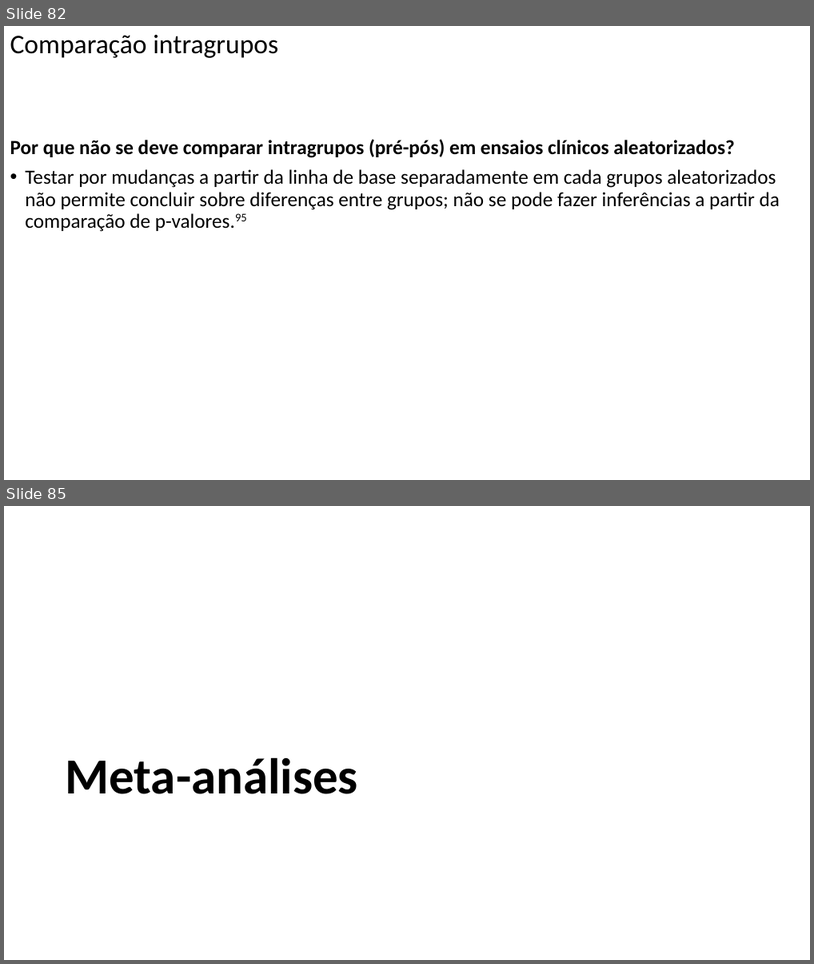
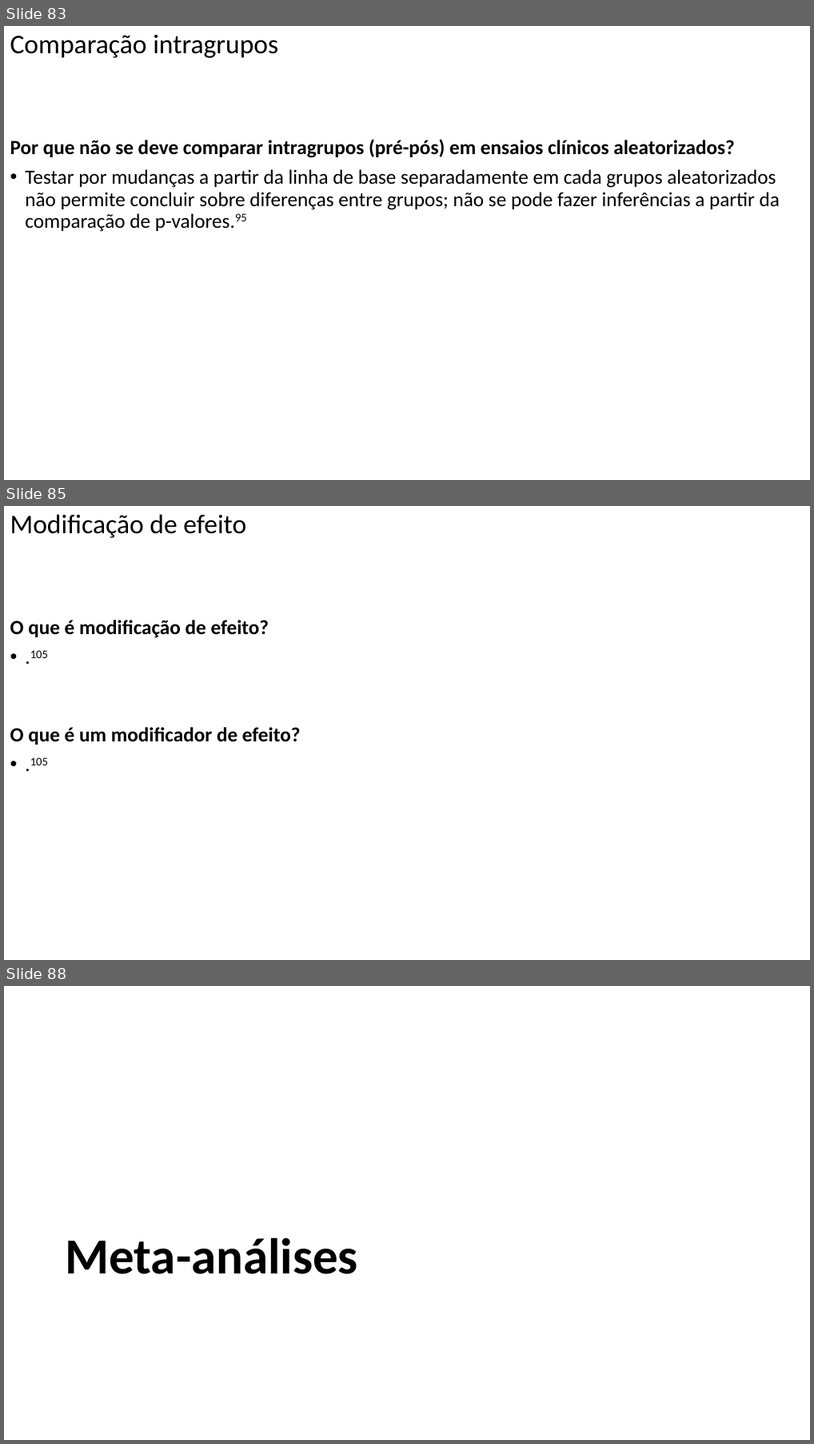
Before and after one commit to FerreiraAS/Ciencia-com-R, a slide deck: docs/Ciência-com-R.pptx. Shown one above the other, each under a label of ours: slides 82 and 85 before the commit, slides 83, 85 and 88 after it; the slides between them are not shown. The pictures are 814x964 and 814x1444 pixels, drawn with LibreOffice and Linux fonts; fonts in the diff are those of the drawing. Boxes give left, top, right and bottom in pixels: in the first picture for what was removed or moved away, otherwise in the second. Text is boxed around its words. In the diff, an @@ line names an element or a change of style, - is before the commit and + after.

```diff
--- a/docs/Ciência-com-R.pptx
+++ b/docs/Ciência-com-R.pptx
@@ slide 85 added at (4,506,810,960), background #FFFFFF @@
@@ title added at (10,514,246,538), 32 pt, text #000000 @@
+Modificação de efeito
@@ text added at (10,620,301,765), 24 pt, text #000000, bold @@
+O que é modificação de efeito?
+• .105
+O que é um modificador de efeito?
+• .105
@@ what was slide 82 is now slide 83 @@
@@ what was slide 85 is now slide 88 @@
```
Also in this commit, not shown: 10 slides changed, 2 other slides added, 45 other files.
